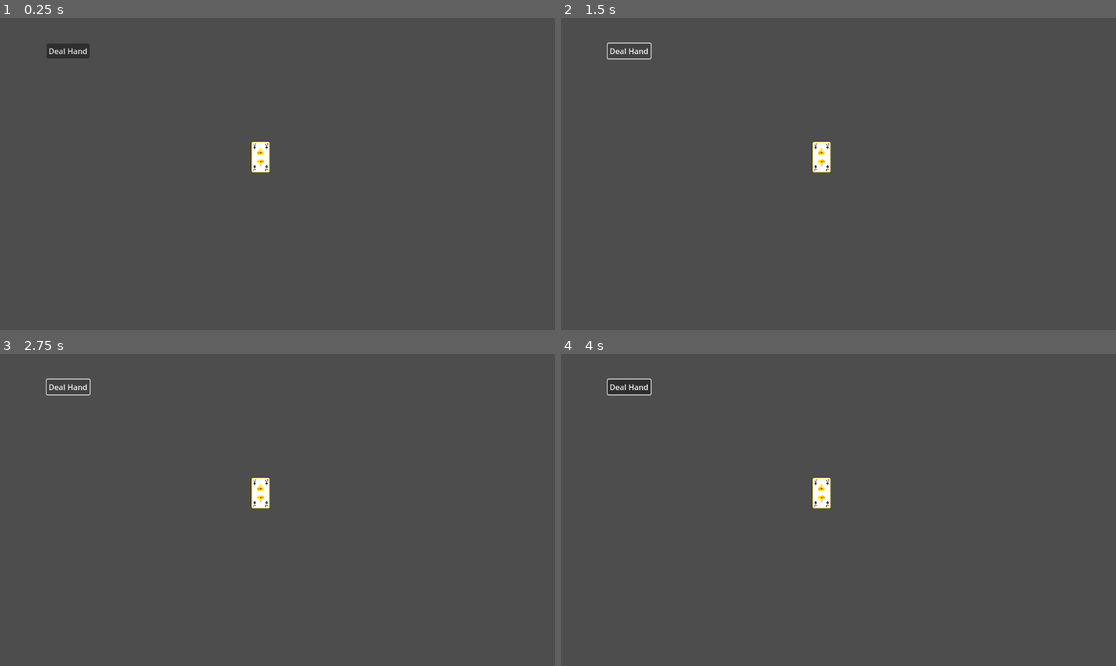
Above: before the commit, frames 1-4 (two rows, left to right).
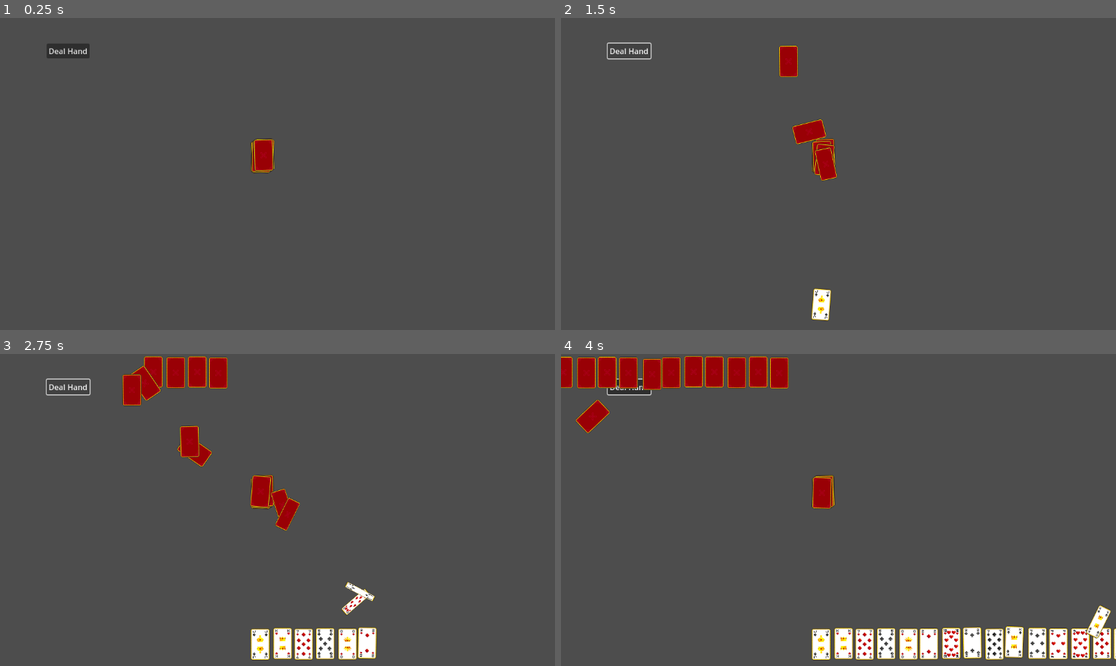
Above: after the commit, the same moments.

Repository: gneeqo/CardInterface2
Game: Godot game, scene res://Game Logic/Scenes/main.tscn
The game is run twice, just before and just after one commit, with the same random seed, the same clock (stepped at 60 frames per second) and the same inputs.
Inputs (mouse positions are in pixels of both pictures, inside the frame that each line leads up to):
- Up to frame 1 (0.25 s): no input
- Up to frame 2 (1.5 s): click "Deal Hand" at 0.5 s; click "Deal Hand" at 1.25 s
- Up to frame 3 (2.75 s): click "Deal Hand" at 2 s
- Up to frame 4 (4 s): move the mouse to (960, 494) at 2.77 s; tap A (Automate) at 2.85 s; tap Enter at 3.5 s; move the mouse to (727, 525) at 3.52 s; click (727, 525) at 3.6 s

The runs differ from the first frame. In frame 1, 0.4% of the frame differs, in the area x 45-50%, y 38-50%; in frame 2, 1.5%; in frame 3, 5.6%; in frame 4, 9.5%, in the area x 0-100%, y 0-99%.
Error before the commit: Attempt to call function 'prep_for_card' in base 'null instance' on a null instance. (res://Game)

Commit message:
rotations and positions offset per group type, and flipping

Diff:
--- a/Actions/rotate.gd
+++ b/Actions/rotate.gd
@@ -10,7 +10,7 @@
 
 
 func _begin_action():
-	initial_angle = affected_node.rotation
+	initial_angle = affected_node.global_rotation
 
 	if drift != 0:
 		var rng = RandomNumberGenerator.new()
@@ -20,7 +20,7 @@
 
 
 func _lerp_value(alpha:float):
-	affected_node.rotation = lerp(initial_angle,final_angle,alpha)
+	affected_node.global_rotation = lerp(initial_angle,final_angle,alpha)
 
 func _clone():
 	var new_action = super._clone()
--- a/Factories/action_factory.gd
+++ b/Factories/action_factory.gd
@@ -8,6 +8,40 @@
 	var newAction = Translate.new()
 
 	newAction.target = location
+	newAction.drift = drift
+	newAction.duration = duration
+	newAction.eased = eased
+	newAction.ease_type = ease_type
+	newAction.blocking = blocking
+	newAction.looping = looping
+	newAction.oscillating = oscillating
+
+
+	return newAction
+
+static func rotate_to(angle:float,duration:float,\
+eased:bool = true, ease_type:Action.EaseType = Action.EaseType.easeInOutSine,\
+ drift:float = 0 ,blocking:bool = false,looping:bool = false, oscillating:bool = false)->Rotate:
+	var newAction = Rotate.new()
+
+	newAction.target_angle = angle
+	newAction.drift = drift
+	newAction.duration = duration
+	newAction.eased = eased
+	newAction.ease_type = ease_type
+	newAction.blocking = blocking
+	newAction.looping = looping
+	newAction.oscillating = oscillating
+
+
+	return newAction
+
+static func scale_to(scale:Vector2,duration:float,\
+eased:bool = true, ease_type:Action.EaseType = Action.EaseType.easeInOutSine,\
+ drift:float = 0 ,blocking:bool = false,looping:bool = false, oscillating:bool = false)->Scale:
+	var newAction = Scale.new()
+
+	newAction.target = scale
 	newAction.drift = drift
 	newAction.duration = duration
 	newAction.eased = eased
--- a/Factories/behavior_factory.gd
+++ b/Factories/behavior_factory.gd
@@ -13,3 +13,15 @@
 	new_executor.add_child(ActionFactory.callback(function,duration))
 
 	return new_executor
+
+static func rotate(angle:float, duration:float , drift:float = 0 ,\
+ eased:bool = true, ease_type:Action.EaseType = Action.EaseType.easeInOutSine) -> Executor:
+	var new_executor = ExecAutoActivate.new()
+	new_executor.add_child(ActionFactory.rotate_to(angle,duration,eased,ease_type,drift))
+	return new_executor
+
+static func scale(new_scale:Vector2, duration:float , drift:float = 0 ,\
+ eased:bool = true, ease_type:Action.EaseType = Action.EaseType.easeInOutSine) -> Executor:
+	var new_executor = ExecAutoActivate.new()
+	new_executor.add_child(ActionFactory.scale_to(new_scale,duration,eased,ease_type,drift))
+	return new_executor
--- a/Game Logic/Scenes/Play Spaces/four_players.tscn
+++ b/Game Logic/Scenes/Play Spaces/four_players.tscn
@@ -41,29 +41,27 @@
 script = ExtResource("2_is0j2")
 metadata/_custom_type_script = "uid://blir3brgd8gff"
 
-[node name="P1" type="Node2D" parent="." node_paths=PackedStringArray("winnings_pile", "hand")]
-position = Vector2(496, 602)
+[node name="P1" type="Node2D" parent="."]
+position = Vector2(448, 600)
 script = ExtResource("3_q56tl")
-winnings_pile = NodePath("P1Winnings")
-hand = NodePath("P1Hand")
 metadata/_custom_type_script = "uid://y2q4a2aj6rf6"
 
 [node name="P1Hand" type="Node2D" parent="P1"]
 position = Vector2(0, -1)
 script = ExtResource("4_q56tl")
+face_up = true
 metadata/_custom_type_script = "uid://dgq8afktykbss"
 
 [node name="P1Winnings" type="Node2D" parent="P1"]
-position = Vector2(116, -2)
+position = Vector2(-64, 7.99998)
 script = ExtResource("5_v2tka")
+face_up = true
 metadata/_custom_type_script = "uid://bouxq6yh6afjh"
 
-[node name="P2" type="Node2D" parent="." node_paths=PackedStringArray("winnings_pile", "hand")]
+[node name="P2" type="Node2D" parent="."]
 position = Vector2(64, 376)
 rotation = -1.58667
 script = ExtResource("3_q56tl")
-winnings_pile = NodePath("P2Winnings")
-hand = NodePath("P2Hand")
 metadata/_custom_type_script = "uid://y2q4a2aj6rf6"
 
 [node name="P2Hand" type="Node2D" parent="P2"]
@@ -72,16 +70,15 @@
 metadata/_custom_type_script = "uid://dgq8afktykbss"
 
 [node name="P2Winnings" type="Node2D" parent="P2"]
-position = Vector2(116, 3)
+position = Vector2(-71.991, -1.14271)
 script = ExtResource("5_v2tka")
+face_up = true
 metadata/_custom_type_script = "uid://bouxq6yh6afjh"
 
-[node name="P3" type="Node2D" parent="." node_paths=PackedStringArray("winnings_pile", "hand")]
+[node name="P3" type="Node2D" parent="."]
 position = Vector2(584, 64)
 rotation = -3.13293
 script = ExtResource("3_q56tl")
-winnings_pile = NodePath("P3Winnings")
-hand = NodePath("P3Hand")
 metadata/_custom_type_script = "uid://y2q4a2aj6rf6"
 
 [node name="P3Hand" type="Node2D" parent="P3"]
@@ -90,31 +87,32 @@
 metadata/_custom_type_script = "uid://dgq8afktykbss"
 
 [node name="P3Winnings" type="Node2D" parent="P3"]
-position = Vector2(116, -2)
+position = Vector2(-55.9979, 0.484834)
 script = ExtResource("5_v2tka")
+face_up = true
 metadata/_custom_type_script = "uid://bouxq6yh6afjh"
 
-[node name="P4" type="Node2D" parent="." node_paths=PackedStringArray("winnings_pile", "hand")]
-position = Vector2(1088, 256)
-rotation = 1.56497
+[node name="P4" type="Node2D" parent="."]
+position = Vector2(1088, 320)
+rotation = -1.5708
 script = ExtResource("3_q56tl")
-winnings_pile = NodePath("P4Winnings")
-hand = NodePath("P4Hand")
 metadata/_custom_type_script = "uid://y2q4a2aj6rf6"
 
 [node name="P4Hand" type="Node2D" parent="P4"]
-position = Vector2(0, -1)
+position = Vector2(-2.76091e-06, 0.000138998)
 script = ExtResource("4_q56tl")
 metadata/_custom_type_script = "uid://dgq8afktykbss"
 
 [node name="P4Winnings" type="Node2D" parent="P4"]
-position = Vector2(116, 3)
+position = Vector2(-64, -0.000142932)
 script = ExtResource("5_v2tka")
+face_up = true
 metadata/_custom_type_script = "uid://bouxq6yh6afjh"
 
 [node name="Trick" type="Node2D" parent="."]
 position = Vector2(432, 288)
 script = ExtResource("5_is0j2")
+face_up = true
 metadata/_custom_type_script = "uid://doe4nq37ji62e"
 
 [connection signal="pressed" from="referee/Button" to="referee" method="_on_button_pressed"]
--- a/Game Logic/Scenes/Play Spaces/six_players.tscn
+++ b/Game Logic/Scenes/Play Spaces/six_players.tscn
@@ -32,29 +32,27 @@
 script = ExtResource("2_n1thx")
 metadata/_custom_type_script = "uid://blir3brgd8gff"
 
-[node name="P1" type="Node2D" parent="." node_paths=PackedStringArray("winnings_pile", "hand")]
+[node name="P1" type="Node2D" parent="."]
 position = Vector2(192, 616)
 script = ExtResource("3_ojjv5")
-winnings_pile = NodePath("")
-hand = NodePath("")
+is_human = true
 metadata/_custom_type_script = "uid://y2q4a2aj6rf6"
 
 [node name="P1Hand" type="Node2D" parent="P1"]
-position = Vector2(0, -1)
 script = ExtResource("4_ojjv5")
+face_up = true
 metadata/_custom_type_script = "uid://dgq8afktykbss"
 
 [node name="P1Winnings" type="Node2D" parent="P1"]
-position = Vector2(116, -2)
+position = Vector2(-64, 0)
 script = ExtResource("5_ymddk")
+face_up = true
 metadata/_custom_type_script = "uid://bouxq6yh6afjh"
 
-[node name="P2" type="Node2D" parent="." node_paths=PackedStringArray("winnings_pile", "hand")]
-position = Vector2(64, 376)
-rotation = -1.58667
+[node name="P2" type="Node2D" parent="."]
+position = Vector2(64, 248)
+rotation = 1.5708
 script = ExtResource("3_ojjv5")
-winnings_pile = NodePath("")
-hand = NodePath("")
 metadata/_custom_type_script = "uid://y2q4a2aj6rf6"
 
 [node name="P2Hand" type="Node2D" parent="P2"]
@@ -63,16 +61,15 @@
 metadata/_custom_type_script = "uid://dgq8afktykbss"
 
 [node name="P2Winnings" type="Node2D" parent="P2"]
-position = Vector2(116, 3)
+position = Vector2(-56, 3.8147e-06)
 script = ExtResource("5_ymddk")
+face_up = true
 metadata/_custom_type_script = "uid://bouxq6yh6afjh"
 
-[node name="P3" type="Node2D" parent="." node_paths=PackedStringArray("winnings_pile", "hand")]
+[node name="P3" type="Node2D" parent="."]
 position = Vector2(368, 64)
 rotation = -3.13293
 script = ExtResource("3_ojjv5")
-winnings_pile = NodePath("")
-hand = NodePath("")
 metadata/_custom_type_script = "uid://y2q4a2aj6rf6"
 
 [node name="P3Hand" type="Node2D" parent="P3"]
@@ -81,16 +78,15 @@
 metadata/_custom_type_script = "uid://dgq8afktykbss"
 
 [node name="P3Winnings" type="Node2D" parent="P3"]
-position = Vector2(116, -2)
+position = Vector2(-79.9971, 0.69262)
 script = ExtResource("5_ymddk")
+face_up = true
 metadata/_custom_type_script = "uid://bouxq6yh6afjh"
 
-[node name="P4" type="Node2D" parent="." node_paths=PackedStringArray("winnings_pile", "hand")]
+[node name="P4" type="Node2D" parent="."]
 position = Vector2(832, 64)
 rotation = 3.1284
 script = ExtResource("3_ojjv5")
-winnings_pile = NodePath("")
-hand = NodePath("")
 metadata/_custom_type_script = "uid://y2q4a2aj6rf6"
 
 [node name="P4Hand" type="Node2D" parent="P4"]
@@ -99,16 +95,15 @@
 metadata/_custom_type_script = "uid://dgq8afktykbss"
 
 [node name="P4Winnings" type="Node2D" parent="P4"]
-position = Vector2(116, 3)
+position = Vector2(-63.9945, -0.844201)
 script = ExtResource("5_ymddk")
+face_up = true
 metadata/_custom_type_script = "uid://bouxq6yh6afjh"
 
-[node name="P5" type="Node2D" parent="." node_paths=PackedStringArray("winnings_pile", "hand")]
-position = Vector2(1088, 256)
-rotation = 1.56497
+[node name="P5" type="Node2D" parent="."]
+position = Vector2(1088, 384)
+rotation = -1.5708
 script = ExtResource("3_ojjv5")
-winnings_pile = NodePath("")
-hand = NodePath("")
 metadata/_custom_type_script = "uid://y2q4a2aj6rf6"
 
 [node name="P5Hand" type="Node2D" parent="P5"]
@@ -117,31 +112,32 @@
 metadata/_custom_type_script = "uid://dgq8afktykbss"
 
 [node name="P5Winnings" type="Node2D" parent="P5"]
-position = Vector2(116, 3)
+position = Vector2(-64, -0.000129938)
 script = ExtResource("5_ymddk")
+face_up = true
 metadata/_custom_type_script = "uid://bouxq6yh6afjh"
 
-[node name="P6" type="Node2D" parent="." node_paths=PackedStringArray("winnings_pile", "hand")]
-position = Vector2(648, 616)
+[node name="P6" type="Node2D" parent="."]
+position = Vector2(576, 616)
 scale = Vector2(1, 1)
 script = ExtResource("3_ojjv5")
-winnings_pile = NodePath("")
-hand = NodePath("")
 metadata/_custom_type_script = "uid://y2q4a2aj6rf6"
 
 [node name="P6Hand" type="Node2D" parent="P6"]
-position = Vector2(0, -1)
+position = Vector2(-8, -1.19209e-07)
 script = ExtResource("4_ojjv5")
 metadata/_custom_type_script = "uid://dgq8afktykbss"
 
 [node name="P6Winnings" type="Node2D" parent="P6"]
-position = Vector2(116, -2)
+position = Vector2(-72, -3.57628e-07)
 script = ExtResource("5_ymddk")
+face_up = true
 metadata/_custom_type_script = "uid://bouxq6yh6afjh"
 
 [node name="Trick" type="Node2D" parent="."]
 position = Vector2(432, 288)
 script = ExtResource("5_n1thx")
+face_up = true
 metadata/_custom_type_script = "uid://doe4nq37ji62e"
 
 [connection signal="pressed" from="referee/Button" to="referee" method="_on_button_pressed"]
--- a/Game Logic/Scenes/Play Spaces/two_players.tscn
+++ b/Game Logic/Scenes/Play Spaces/two_players.tscn
@@ -32,28 +32,27 @@
 script = ExtResource("2_rfg22")
 metadata/_custom_type_script = "uid://blir3brgd8gff"
 
-[node name="P1" type="Node2D" parent="." node_paths=PackedStringArray("winnings_pile", "hand")]
-position = Vector2(496, 602)
+[node name="P1" type="Node2D" parent="."]
+position = Vector2(496, 603)
 script = ExtResource("1_g3bv0")
-winnings_pile = NodePath("")
-hand = NodePath("")
 metadata/_custom_type_script = "uid://y2q4a2aj6rf6"
 
 [node name="P1Hand" type="Node2D" parent="P1"]
 position = Vector2(0, -1)
 script = ExtResource("4_rj8mh")
+face_up = true
 metadata/_custom_type_script = "uid://dgq8afktykbss"
 
 [node name="P1Winnings" type="Node2D" parent="P1"]
 position = Vector2(116, -2)
 script = ExtResource("5_ov3kl")
+face_up = true
 metadata/_custom_type_script = "uid://bouxq6yh6afjh"
 
-[node name="P2" type="Node2D" parent="." node_paths=PackedStringArray("winnings_pile", "hand")]
+[node name="P2" type="Node2D" parent="."]
 position = Vector2(498, 37)
+rotation = 3.14159
 script = ExtResource("1_g3bv0")
-winnings_pile = NodePath("")
-hand = NodePath("")
 metadata/_custom_type_script = "uid://y2q4a2aj6rf6"
 
 [node name="P2Hand" type="Node2D" parent="P2"]
@@ -64,11 +63,13 @@
 [node name="P2Winnings" type="Node2D" parent="P2"]
 position = Vector2(116, 3)
 script = ExtResource("5_ov3kl")
+face_up = true
 metadata/_custom_type_script = "uid://bouxq6yh6afjh"
 
 [node name="Trick" type="Node2D" parent="."]
 position = Vector2(432, 288)
 script = ExtResource("5_rfg22")
+face_up = true
 metadata/_custom_type_script = "uid://doe4nq37ji62e"
 
 [connection signal="pressed" from="referee/Button" to="referee" method="_on_button_pressed"]
--- a/Game Logic/Scripts/Card Groups/card_group.gd
+++ b/Game Logic/Scripts/Card Groups/card_group.gd
@@ -53,7 +53,8 @@
 	return global_position
 
 func _new_card_rotation()->float:
-	return global_rotation
+	return rotation
+
 
 func random_card()->Card:
 	var rng = RandomNumberGenerator.new()
--- a/Game Logic/Scripts/Card Groups/deck.gd
+++ b/Game Logic/Scripts/Card Groups/deck.gd
@@ -6,5 +6,13 @@
 		for j in range (0,4):
 			var new_card = Card.create(i,j)
 			_add_card(new_card)
+			num_cards +=1
 			new_card.global_position = _new_card_offset()
+			new_card.global_rotation = _new_card_rotation()
 	shuffle()
+
+func _new_card_offset() -> Vector2:
+	return Vector2(global_position.x + (0.15*num_cards),global_position.y-(0.1*num_cards))
+
+func _new_card_rotation() -> float:
+	return global_rotation + randf_range(-0.05,0.05)
--- a/Game Logic/Scripts/Card Groups/hand.gd
+++ b/Game Logic/Scripts/Card Groups/hand.gd
@@ -9,3 +9,13 @@
 func receive_card(payload:Card):
 	payload.owning_player = owning_player
 	super.receive_card(payload)
+
+func _new_card_offset()->Vector2:
+
+	var horiz_offset = (Card.clubs_tex.front().get_width()*0.7) * num_cards
+	var angled_vec = Vector2.from_angle(global_rotation) * horiz_offset
+
+	return global_position + angled_vec
+
+func _new_card_rotation()->float:
+	return global_rotation
--- a/Game Logic/Scripts/Card Groups/pile.gd
+++ b/Game Logic/Scripts/Card Groups/pile.gd
@@ -1 +1,8 @@
 class_name Pile extends CardGroup
+
+func _new_card_offset()->Vector2:
+	return Vector2(global_position.x + randf_range(-10,10)\
+	,global_position.y + randf_range(-10,10))
+
+func _new_card_rotation()->float:
+	return global_rotation + randf_range(-1,1)
--- a/Game Logic/Scripts/card.gd
+++ b/Game Logic/Scripts/card.gd
@@ -28,12 +28,20 @@
 var in_transit : bool = false
 var travel_duration : float = 1.0
 
+var face_up : bool :
+	get:
+		if (scale.x <0 ||scale.y < 0):
+			return false
+		return true
+
 
 static func create(new_value:int,new_suit:Suits) ->Card:
 	var this_script : PackedScene = load("res://Game Logic/Scenes/card.tscn")
 	var new_card:Card = this_script.instantiate()
 	new_card.suit = new_suit
 	new_card.value = new_value
+	new_card.scale = Vector2(-1,1)
+
 	return new_card
 
 
@@ -41,12 +49,28 @@
 	target.prep_for_card()
 	var receiving_function = Callable(target,"receive_card").bind(self)
 
+
+	#translate to new location, then call receiving function on card group
+	#slight drift
+	add_child(BehaviorFactory.translate_then_callback(receiving_function,target._new_card_offset(),travel_duration,1.5))
+	#rotate to new rotation along the way
+	#very slight drift
+	add_child(BehaviorFactory.rotate(target._new_card_rotation(),travel_duration))
+
+	#change z index halfway through the journey
+	#it should be equal to the order in which it was added to the group
 	var set_z = func(index):
 		set_z_index(index)
+	var midway_function = set_z.bind(target.num_cards)
+	add_child(BehaviorFactory.delayed_callback(midway_function, travel_duration / 2))
 
-	var midway_function = set_z.bind(target.num_cards)
-	add_child(BehaviorFactory.translate_then_callback(receiving_function,target._new_card_offset(),travel_duration))
-	add_child(BehaviorFactory.delayed_callback(midway_function, travel_duration / 2))
+	if face_up and not target.face_up:
+		add_child(BehaviorFactory.scale(Vector2(-1,1),travel_duration))
+	elif not face_up and target.face_up:
+		add_child(BehaviorFactory.scale(Vector2(1,1),travel_duration))
+
+	#not using this for anything right now
+	#thought I may need it
 	in_transit = true
 
 
@@ -76,12 +100,13 @@
 # Called every frame. 'delta' is the elapsed time since the previous frame.
 func _process(_delta: float) -> void:
 
-	if(scale.x <0 ||scale.y < 0):
+	if(face_up):
+		$BackSprite.visible = false
+		$FrontSprite.visible = true
+	else:
 		$BackSprite.visible = true
 		$FrontSprite.visible = false
-	else:
-		$BackSprite.visible = false
-		$FrontSprite.visible = true
+
 
 
 func change_FrontSprite(newTex:Texture2D):
--- a/Game Logic/Scripts/card_player.gd
+++ b/Game Logic/Scripts/card_player.gd
@@ -2,8 +2,8 @@
 
 @export var is_human : bool = false
 
-@export var winnings_pile : Pile
-@export var hand : Hand
+var winnings_pile : Pile
+var hand : Hand
 
 var referee : Referee
 
@@ -11,6 +11,11 @@
 	referee = get_node_or_null("../referee")
 	if referee == null:
 		print("Game cannot start without referee!")
+	for child in get_children():
+		if child is Pile:
+			winnings_pile = child
+		if child is Hand:
+			hand = child
 
 
 func take_turn():
